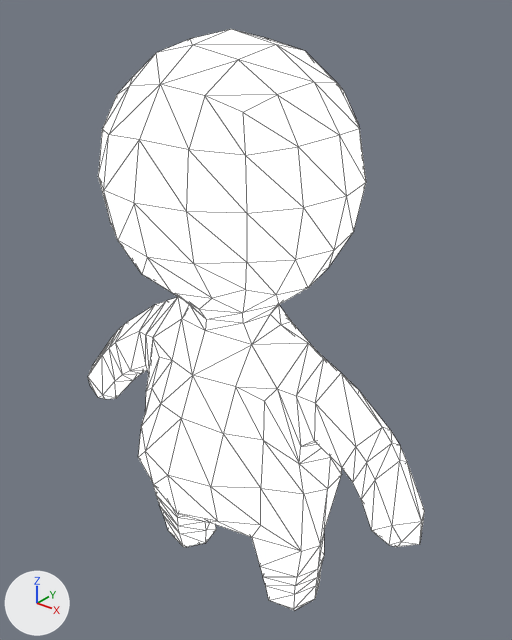
Two versions of the glTF model src/characters/player/player.glb, one commit apart.
The view is the same before and after, from a camera (50 mm lens) standing at (2.95, -3.46, 2.05) and looking at (0.1, 0.11, -0.17). The axes (+X, +Y, +Z) are drawn at lower left. The lights are the same throughout. Mesh edges are drawn as thin lines.
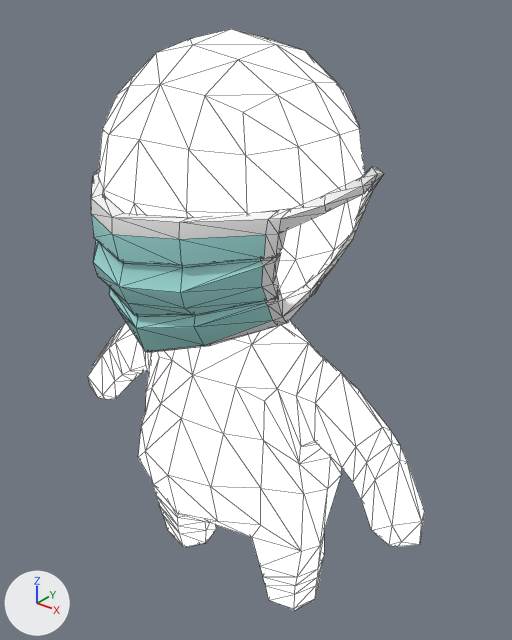
Commit message: Add mask model

The change, as JSON lines over the scene's bpy script:
```json
{"op": "add", "block": "mat_material_001", "code": ["mat_material_001 = principled_material('Material.001')", "mat_material_001.base_color = (0.385, 0.8, 0.775)  # cyan #a7e7e4"]}
{"op": "add", "block": "mat_material_002", "code": ["mat_material_002 = principled_material('Material.002')", "mat_material_002.base_color = (1.0, 1.0, 1.0)  # white #ffffff"]}
{"op": "add", "block": "me_cube_001", "code": ["me_cube_001 = bpy.data.meshes.new('Cube.001')", "me_cube_001.from_pydata(...)  # 254 vertices, 512 faces; spans x -0.89..0.89, y -1.04..0.53, z -0.07..1.0", "# faces by material slot: [160, 352]", "me_cube_001.materials.append(mat_material_001)  # cyan #a7e7e4", "me_cube_001.materials.append(mat_material_002)  # white #ffffff"]}
{"op": "add", "block": "ob_mask", "code": ["ob_mask = bpy.data.objects.new('Mask', me_cube_001)", "ob_mask.location = (0.0, 0.0, 0.0)"]}
```

Location of each change, [x1, y1, x2, y2] in pixels of the pictures (512 x 640 px):
```json
{"object": "Mask", "change": "added", "after": [91, 167, 384, 352], "faces in mat_material_001 (cyan #a7e7e4)": [91, 214, 273, 352], "faces in mat_material_002 (white #ffffff)": [91, 167, 384, 352]}
```
